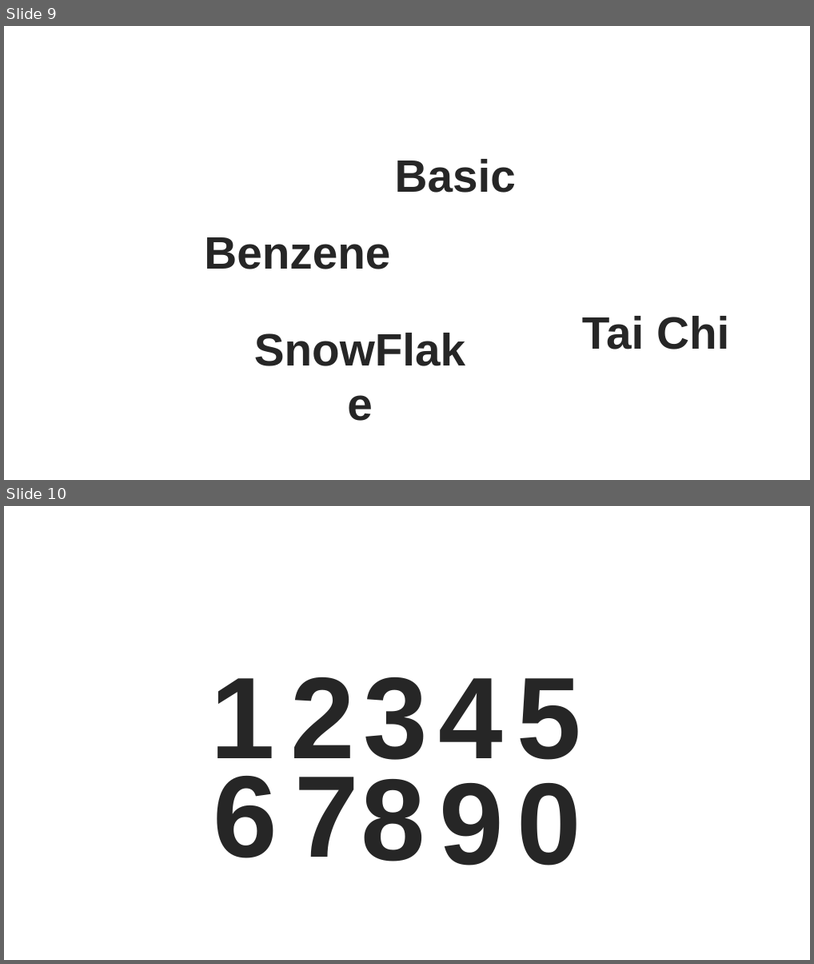
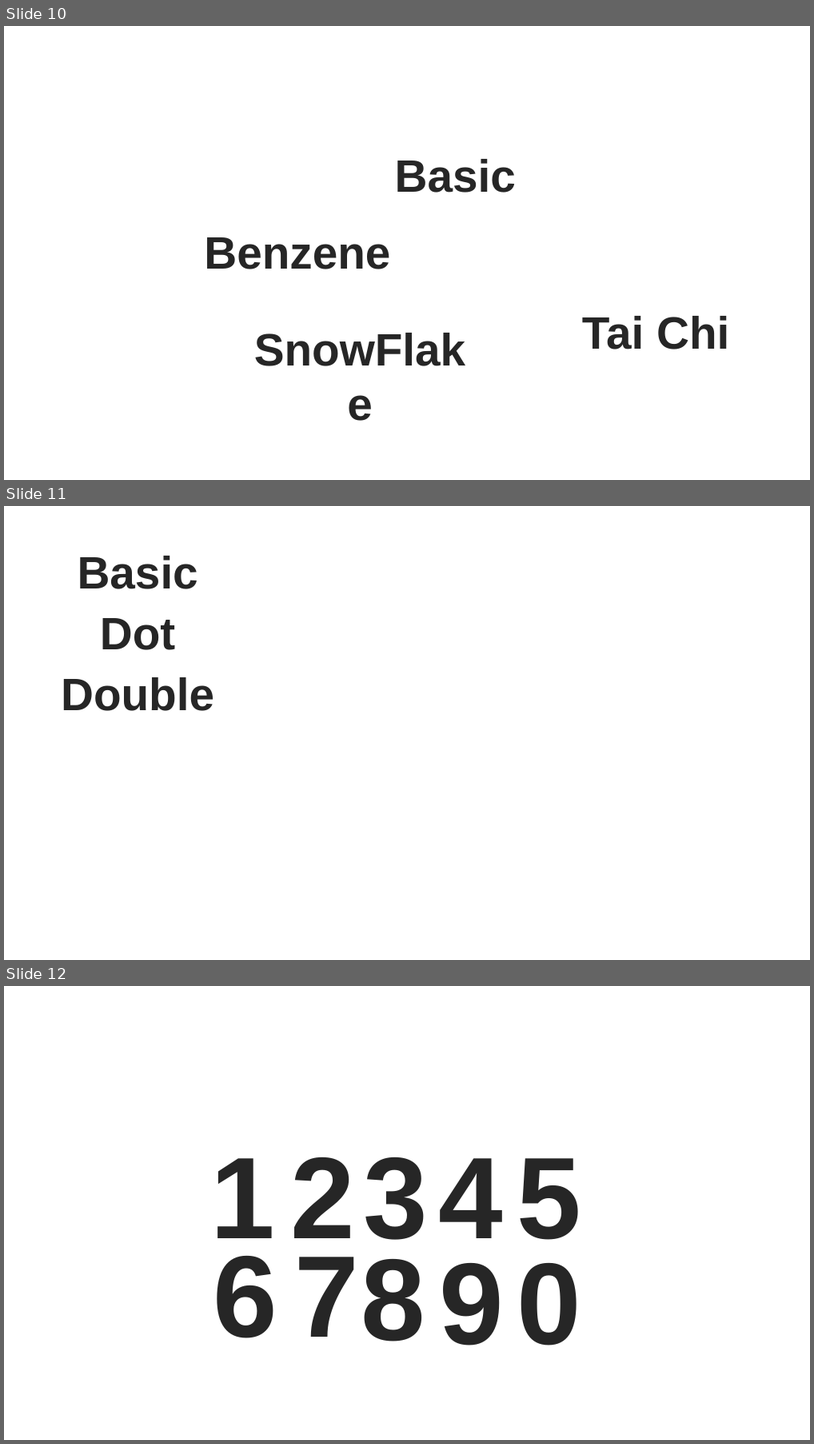
Before and after one commit to SNUGDC/Hextris, a slide deck: Hextris 아트 리소스.pptx. Shown one above the other, each under a label of ours: slides 9 and 10 before the commit, slides 10, 11 and 12 after it. The pictures are 814x964 and 814x1444 pixels, drawn with LibreOffice and Linux fonts; fonts in the diff are those of the drawing. Boxes give left, top, right and bottom in pixels: in the first picture for what was removed or moved away, otherwise in the second. Text is boxed around its words. In the diff, an @@ line names an element or a change of style, - is before the commit and + after.

```diff
--- a/Hextris 아트 리소스.pptx
+++ b/Hextris 아트 리소스.pptx
@@ slide 11 added at <box>4,506,810,960</box>, background #FFFFFF @@
@@ text added at <box>78,556,198,589</box>, 54 pt, text #262626, bold @@
+Basic
@@ text added at <box>100,618,175,650</box>, 54 pt, text #262626, bold @@
+Dot
@@ text added at <box>61,677,214,711</box>, 54 pt, text #262626, bold @@
+Double
@@ what was slide 9 is now slide 10 @@
@@ what was slide 10 is now slide 12 @@
```
Also in this commit, not shown: 1 other slide added, 11 other files.
